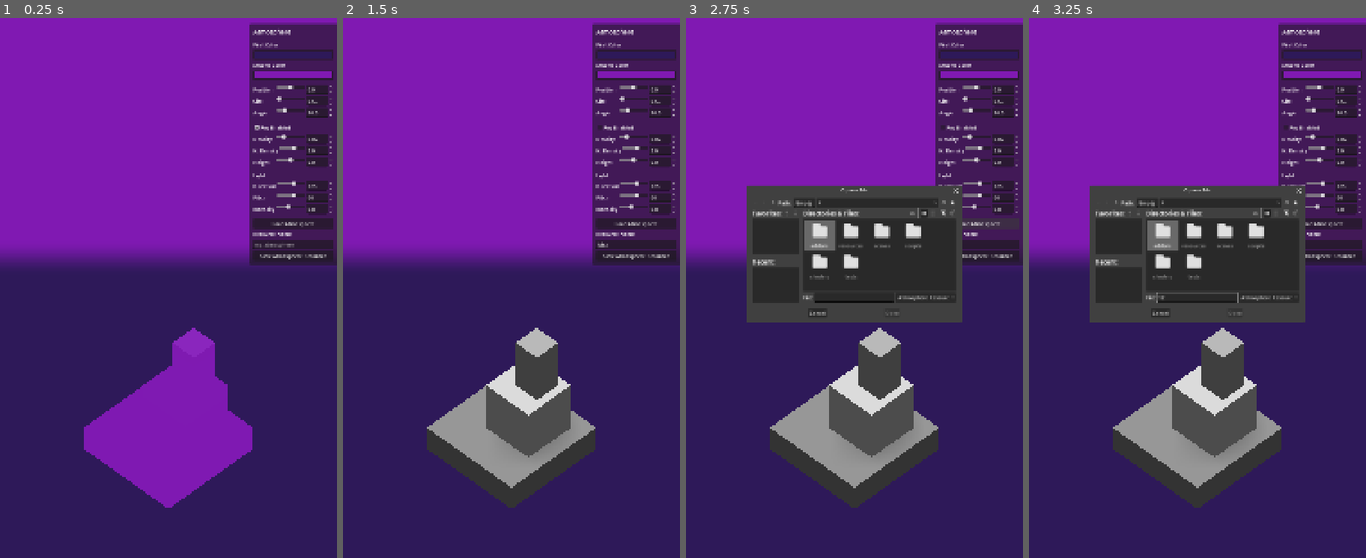
Above: before the commit, frames 1-4 (left to right).
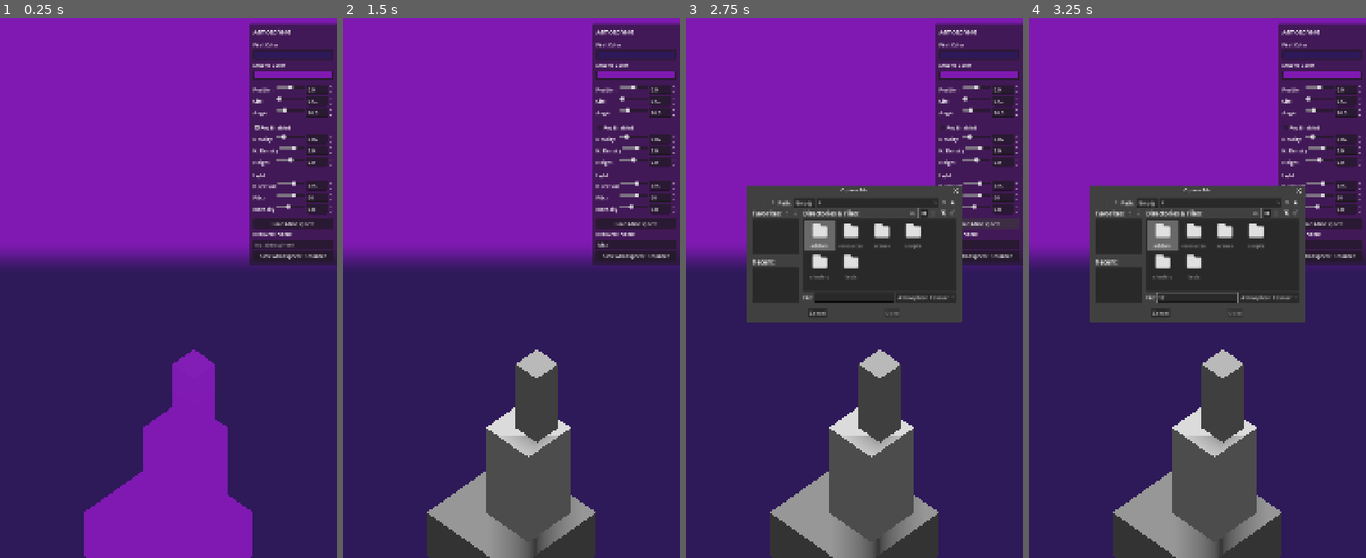
Above: after the commit, the same moments.

Repository: AlbertoHdezCerezo/learn-how-to-minigolf
Game: Godot game, scene res://scenes/level_editor_tools/atmosphere_generator/atmosphere_generator.tscn
Two runs of this game, one before a commit and one after it. Both use one fixed random seed, a clock stepped at 60 frames per second and the inputs below. The project has no main scene, so this scene is started directly.
Inputs (mouse positions are in pixels of both pictures, inside the frame that each line leads up to):
- Up to frame 1 (0.25 s): no input
- Up to frame 2 (1.5 s): click (636, 244) at 0.52 s; type "Alex" at 0.6 s; click "Fog Enabled" at 1.25 s
- Up to frame 3 (2.75 s): click "Load Atmosphere" at 2 s
- Up to frame 4 (3.25 s): click (1197, 298) at 2.77 s; type "12" at 2.85 s

The runs differ from the first frame. In frame 1, 9.9% of the frame differs, in the area x 24-75%, y 57-100%; in frame 2, 14%; in frame 3, 14%; in frame 4, 14%.

Commit message:
style: Make preview platforms taller and position them lower in the scene (#13)
Co-Authored-By: Claude Opus 4.6 (1M context) <noreply@anthropic.com>

Diff:
--- a/scenes/level_editor_tools/atmosphere_generator/atmosphere_generator.tscn
+++ b/scenes/level_editor_tools/atmosphere_generator/atmosphere_generator.tscn
@@ -6,19 +6,19 @@
 [ext_resource type="PackedScene" path="res://scenes/level_editor_tools/atmosphere_generator/atmosphere_generator_ui/atmosphere_generator_ui.tscn" id="6_atmosphere_ui"]
 
 [sub_resource type="BoxMesh" id="BoxMesh_1"]
-size = Vector3(2, 0.5, 2)
+size = Vector3(2, 1, 2)
 
 [sub_resource type="StandardMaterial3D" id="StandardMaterial3D_1"]
 albedo_color = Color(0.45, 0.45, 0.45, 1)
 
 [sub_resource type="BoxMesh" id="BoxMesh_2"]
-size = Vector3(1, 1, 1)
+size = Vector3(1, 2, 1)
 
 [sub_resource type="StandardMaterial3D" id="StandardMaterial3D_2"]
 albedo_color = Color(0.65, 0.65, 0.65, 1)
 
 [sub_resource type="BoxMesh" id="BoxMesh_3"]
-size = Vector3(0.5, 1, 0.5)
+size = Vector3(0.5, 2, 0.5)
 
 [sub_resource type="StandardMaterial3D" id="StandardMaterial3D_3"]
 albedo_color = Color(0.55, 0.55, 0.55, 1)
@@ -30,17 +30,17 @@
 [node name="AtmosphereDisplay" parent="." instance=ExtResource("4_atmosphere_display")]
 
 [node name="BasePlatform" type="MeshInstance3D" parent="."]
-transform = Transform3D(1, 0, 0, 0, 1, 0, 0, 0, 1, 0, -4.25, 0)
+transform = Transform3D(1, 0, 0, 0, 1, 0, 0, 0, 1, 0, -6.5, 0)
 mesh = SubResource("BoxMesh_1")
 surface_material_override/0 = SubResource("StandardMaterial3D_1")
 
 [node name="UpperPlatform" type="MeshInstance3D" parent="."]
-transform = Transform3D(1, 0, 0, 0, 1, 0, 0, 0, 1, 0.2, -3.5, -0.2)
+transform = Transform3D(1, 0, 0, 0, 1, 0, 0, 0, 1, 0.2, -5, -0.2)
 mesh = SubResource("BoxMesh_2")
 surface_material_override/0 = SubResource("StandardMaterial3D_2")
 
 [node name="TopBlock" type="MeshInstance3D" parent="."]
-transform = Transform3D(1, 0, 0, 0, 1, 0, 0, 0, 1, 0.3, -2.5, -0.3)
+transform = Transform3D(1, 0, 0, 0, 1, 0, 0, 0, 1, 0.3, -3.5, -0.3)
 mesh = SubResource("BoxMesh_3")
 surface_material_override/0 = SubResource("StandardMaterial3D_3")
 
